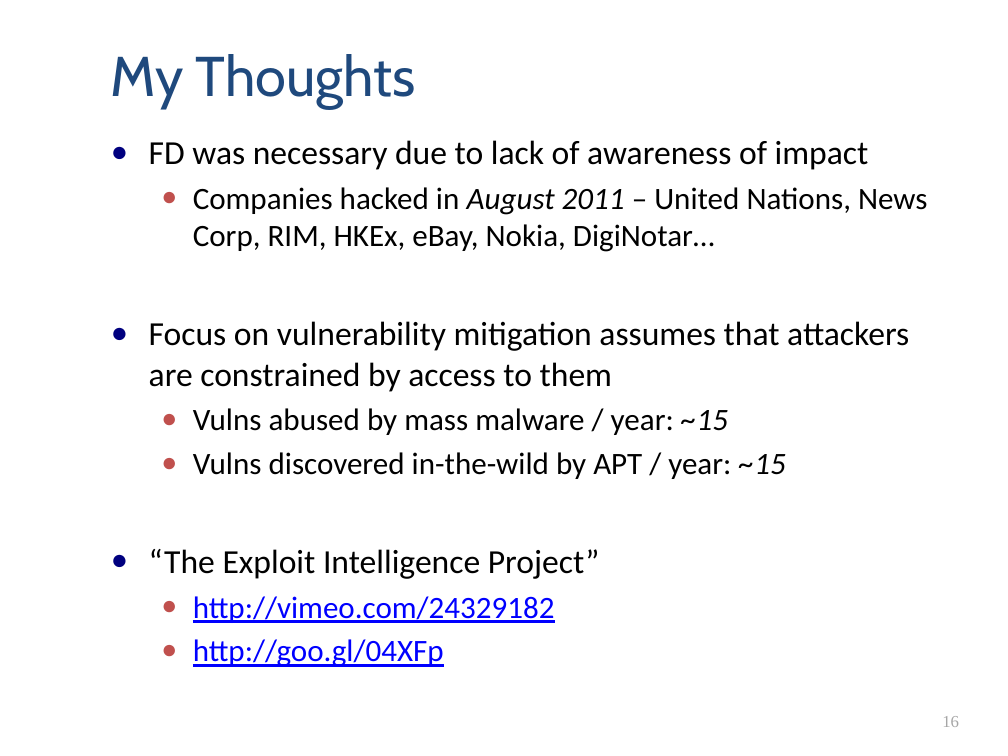
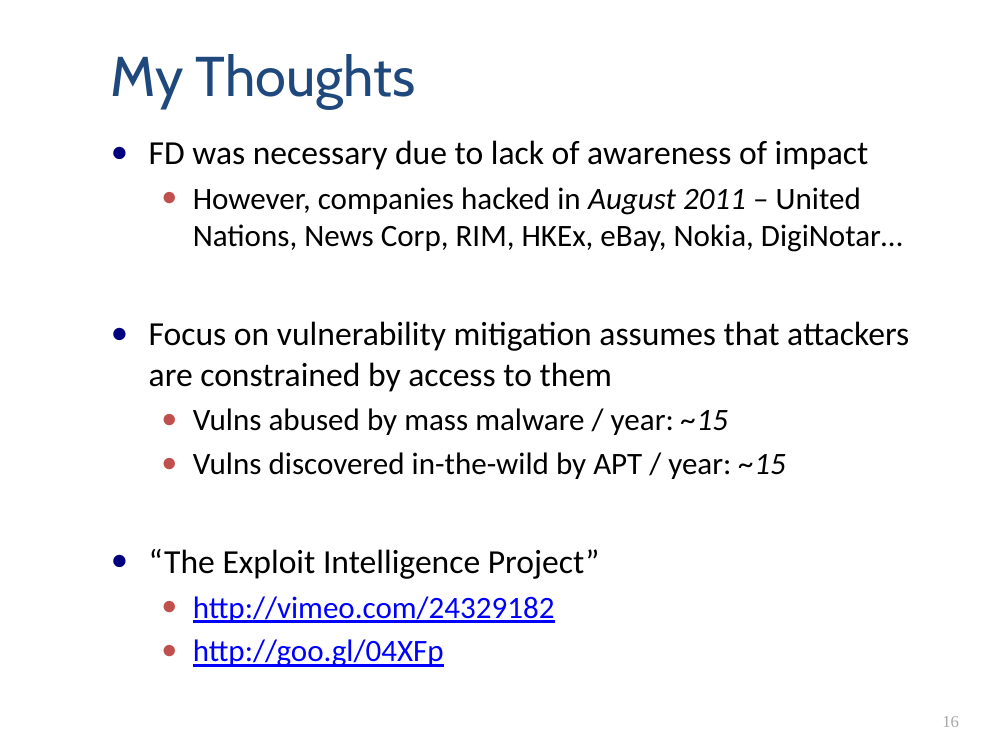
Before and after one commit to kidd0/cs6573, a slide deck: slide 16 of 0_intro_re/vuln_disclosure.pptx. Drawn at 1008x756 pixels with LibreOffice and Linux fonts; fonts in the diff are those of the drawing. Boxes give left, top, right and bottom in pixels: in the first picture for what was removed or moved away, otherwise in the second. Text is boxed around its words. In the diff, an @@ line names an element or a change of style, - is before the commit and + after.

```diff
--- a/0_intro_re/vuln_disclosure.pptx
+++ b/0_intro_re/vuln_disclosure.pptx
@@ text at (193, 187, 903, 252): text changed @@
-  ● Companies hacked in August 2011 – United Nations, News Corp, RIM, HKEx, eBay, Nokia, DigiNotar…
+  ● However, companies hacked in August 2011 – United Nations, News Corp, RIM, HKEx, eBay, Nokia, DigiNotar…
```
Also in this commit, not shown: 2 other slides changed.
